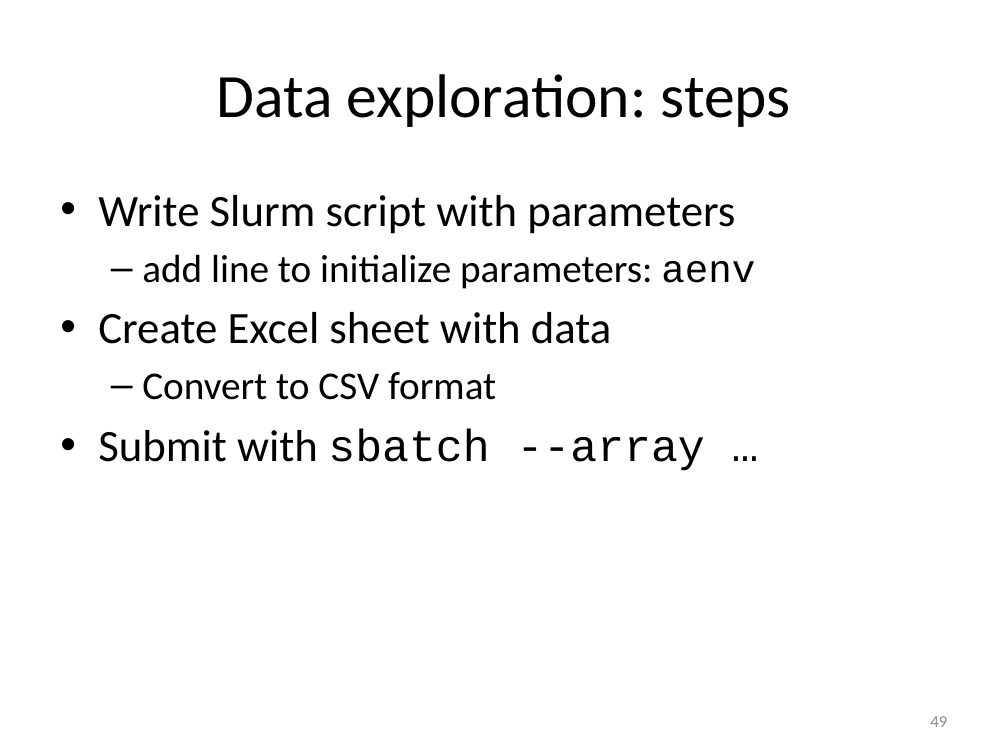
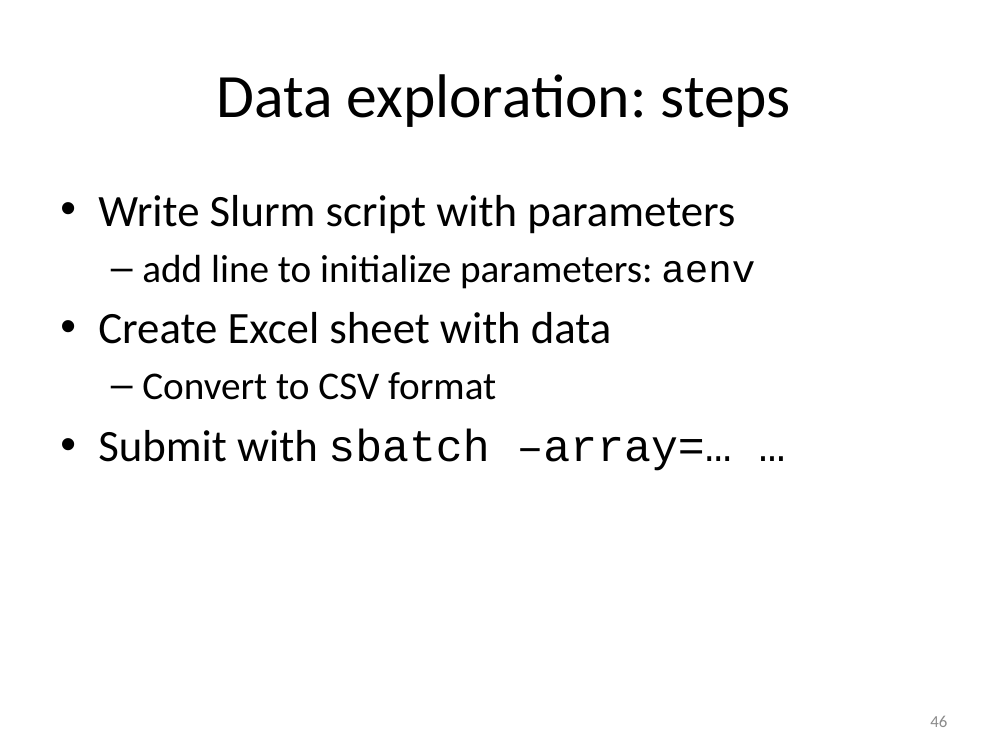
Before and after one commit to gjbex/worker-and-atools, a slide deck: slide 46 of worker_atools.pptx (slide 49 before the commit). Drawn at 1008x756 pixels with LibreOffice and Linux fonts; fonts in the diff are those of the drawing. Boxes give left, top, right and bottom in pixels: in the first picture for what was removed or moved away, otherwise in the second. Text is boxed around its words. In the diff, an @@ line names an element or a change of style, - is before the commit and + after.

Commit message:
Fix typos, remove worker prolog/epilog

```diff
--- a/worker_atools.pptx
+++ b/worker_atools.pptx
@@ text at (98, 429, 732, 471): text changed @@
-• Submit with sbatch --array …
+• Submit with sbatch –array=… …
@@ page number at (930, 716, 947, 727): text changed @@
-49
+46
```
Also in this commit, not shown: 10 other slides changed, 3 slides removed.
